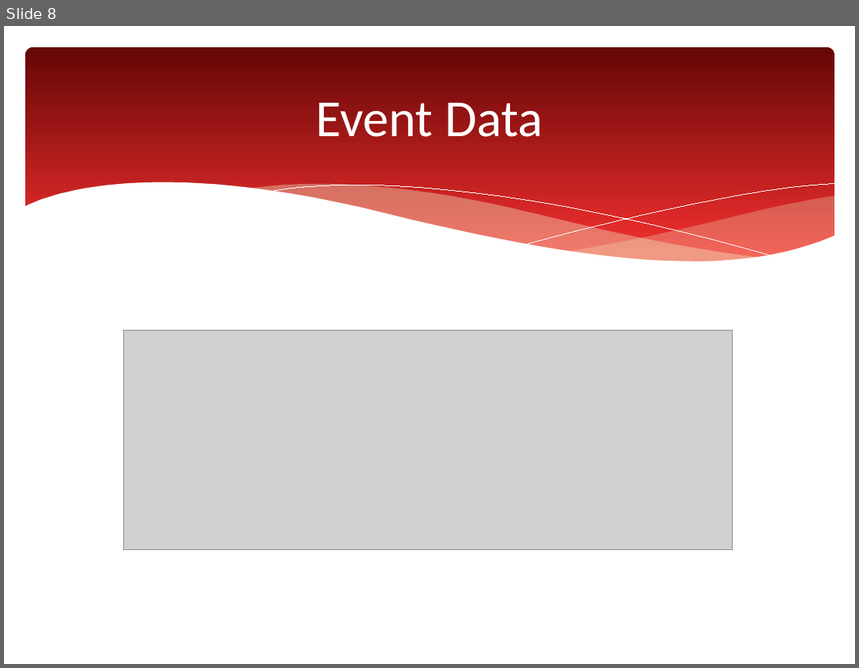
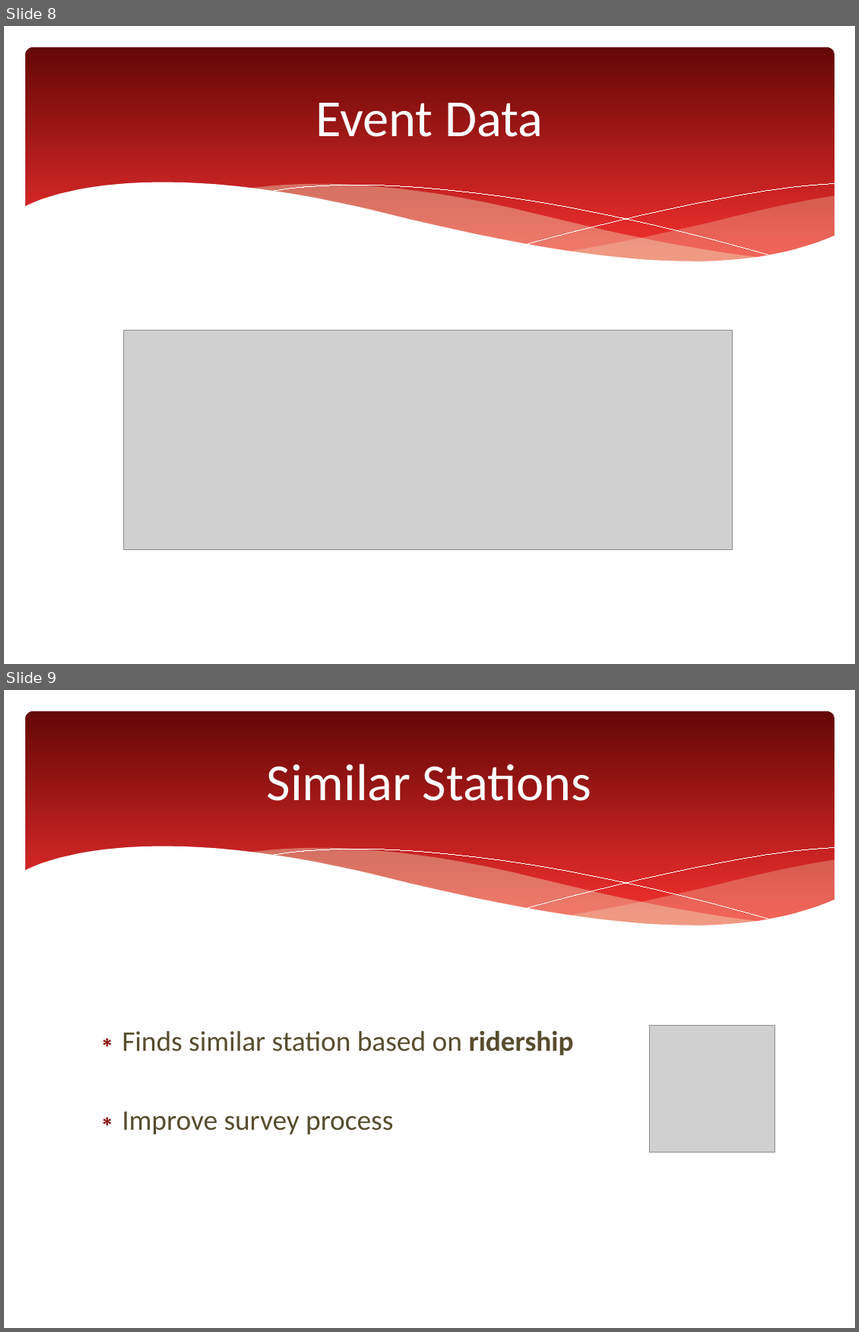
Before and after one commit to azampagl/harvard-capstone, a slide deck: docs/presentations/executive/mbta-capstone_executive.pptx. Shown one above the other, each under a label of ours: slide 8 before the commit, slides 8 and 9 after it. The pictures are 859x668 and 859x1332 pixels, drawn with LibreOffice and Linux fonts; fonts in the diff are those of the drawing; grey boxes stand for pictures. Boxes give left, top, right and bottom in pixels: in the first picture for what was removed or moved away, otherwise in the second. Text is boxed around its words. In the diff, an @@ line names an element or a change of style, - is before the commit and + after.

```diff
--- a/docs/presentations/executive/mbta-capstone_executive.pptx
+++ b/docs/presentations/executive/mbta-capstone_executive.pptx
@@ slide 9 added at (4,690,855,1328), background #FFFFFF; not listed: 6 template elements that a slide beside it also shows @@
@@ title added at (267,764,592,801), 44 pt, text #FFFFFF @@
+Similar Stations
@@ text added at (122,1030,574,1135), 24 pt, text #584D2E @@
+∗ Finds similar station based on ridership
+∗ Improve survey process
@@ picture added at (649,1025,775,1152) @@
```
Also in this commit, not shown: 1 slide changed, 13 other slides added, 1 slide removed, 8 other files.
